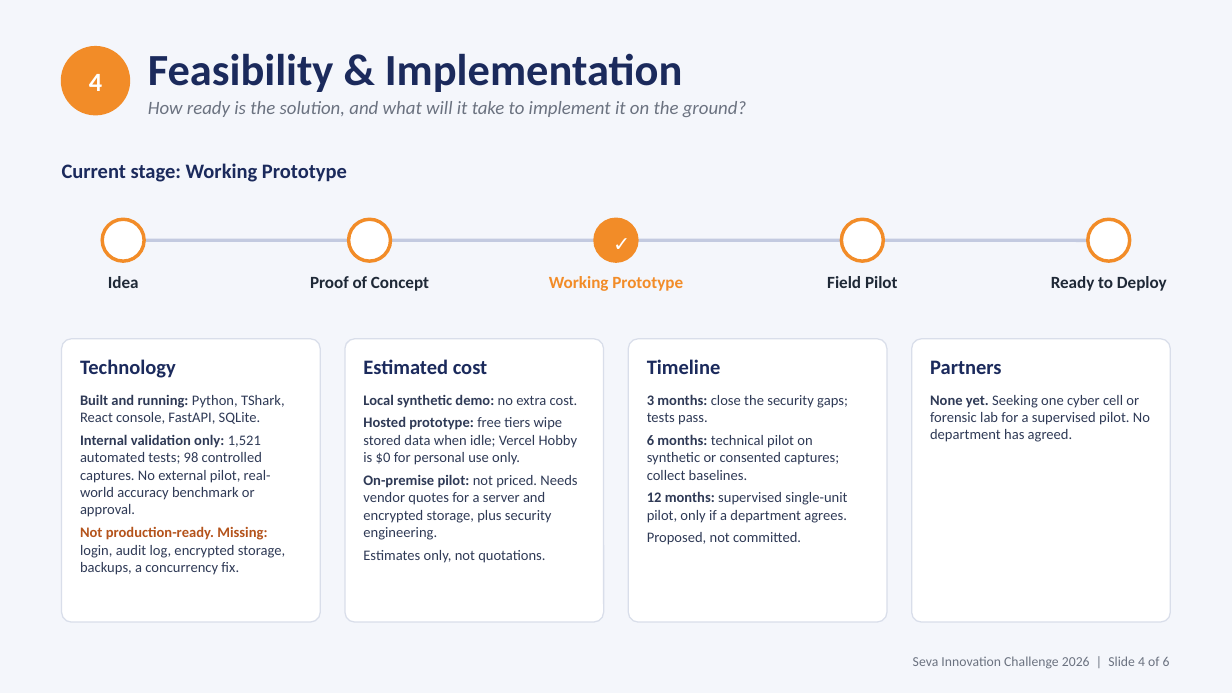
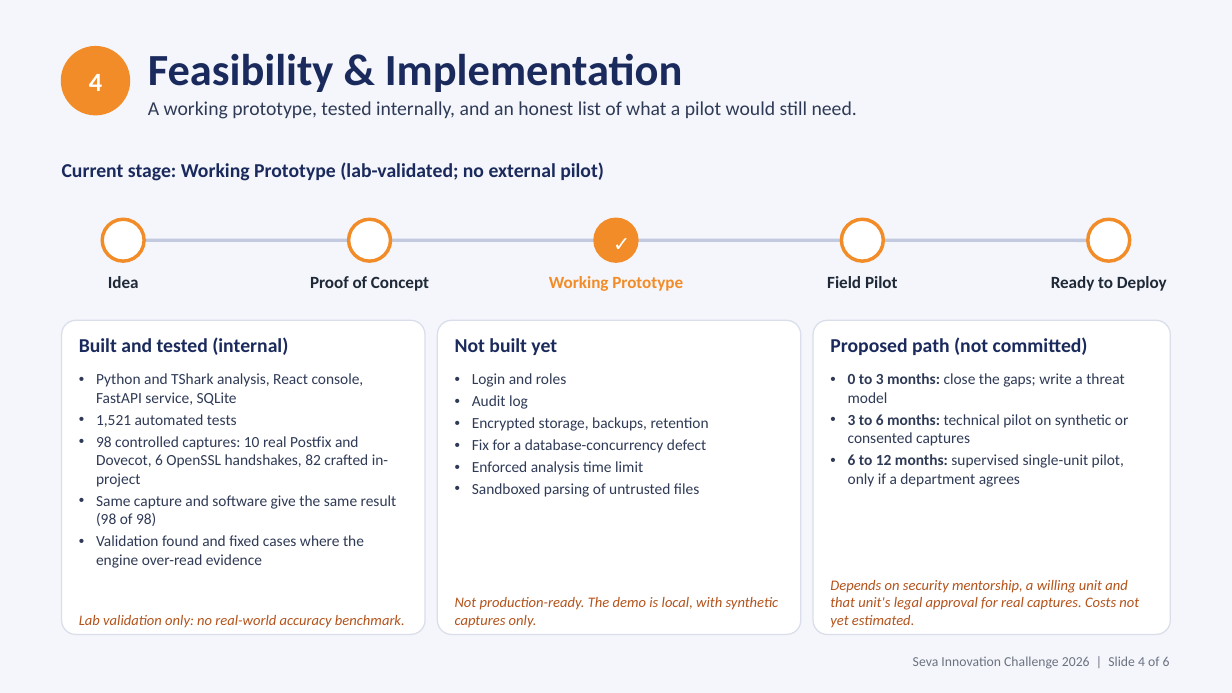
Before and after one commit to Sidd927/NyaySaakshya, a slide deck: slide 4 of submission/seva-innovation-challenge-2026/NyaySaakshya_Seva_Innovation_Challenge_2026.pptx. Drawn at 1232x693 pixels with LibreOffice and Linux fonts; fonts in the diff are those of the drawing. Boxes give left, top, right and bottom in pixels: in the first picture for what was removed or moved away, otherwise in the second. Text is boxed around its words. In the diff, an @@ line names an element or a change of style, - is before the commit and + after.

```diff
--- a/submission/seva-innovation-challenge-2026/NyaySaakshya_Seva_Innovation_Challenge_2026.pptx
+++ b/submission/seva-innovation-challenge-2026/NyaySaakshya_Seva_Innovation_Challenge_2026.pptx
@@ text at (148,101,857,119): text changed; size 11 to 11.5 pt; text colour #6B7280 to #2F3A56; italic off @@
-How ready is the solution, and what will it take to implement it on the ground?
+A working prototype, tested internally, and an honest list of what a pilot would still need.
@@ text at (62,162,604,181): text changed; size 12 to 11.5 pt @@
-Current stage: Working Prototype
+Current stage: Working Prototype (lab-validated; no external pilot)
@@ rounded rectangle: place and size @@
-rounded rectangle at (62,339,320,622)
+rounded rectangle at (62,320,425,634)
@@ proportions changed in 3 elements at (62,320,425,634), (813,320,1170,634), (437,320,801,634) @@
@@ rounded rectangle: place and size @@
-rounded rectangle at (628,339,887,622)
+rounded rectangle at (437,320,801,634)
@@ rounded rectangle: place and size @@
-rounded rectangle at (912,339,1170,622)
+rounded rectangle at (813,320,1170,634)
@@ text at (79,337,288,355): text changed; size 12 to 11.5 pt @@
-Technology
+Built and tested (internal)
@@ rounded rectangle removed at (345,339,604,622) @@
@@ text removed at (363,359,488,374) @@
-Estimated cost
@@ text added at (455,338,557,355), 11.5 pt, text #1B2A5C, bold @@
+Not built yet
@@ text removed at (647,359,721,374) @@
-Timeline
@@ text added at (830,337,1088,355), 11.5 pt, text #1B2A5C, bold @@
+Proposed path (not committed)
@@ text at (96,373,397,546): text changed; size 8.5 to 9 pt @@
-Built and running: Python, TShark, React console, FastAPI, SQLite.
-Internal validation only: 1,521 automated tests; 98 controlled captures. No external pilot, real-world accuracy benchmark or approval.
-Not production-ready. Missing: login, audit log, encrypted storage, backups, a concurrency fix.
+• Python and TShark analysis, React console, FastAPI service, SQLite
+• 1,521 automated tests
+• 98 controlled captures: 10 real Postfix and Dovecot, 6 OpenSSL handshakes, 82 crafted in-project
+• Same capture and software give the same result (98 of 98)
+• Validation found and fixed cases where the engine over-read evidence
@@ text added at (472,373,709,497), 9 pt, text #2F3A56 @@
+• Login and roles
+• Audit log
+• Encrypted storage, backups, retention
+• Fix for a database-concurrency defect
+• Enforced analysis time limit
+• Sandboxed parsing of untrusted files
@@ text at (848,373,1128,487): text changed; size 8.5 to 9 pt @@
-3 months: close the security gaps; tests pass.
-6 months: technical pilot on synthetic or consented captures; collect baselines.
-12 months: supervised single-unit pilot, only if a department agrees.
-Proposed, not committed.
+• 0 to 3 months: close the gaps; write a threat model
+• 3 to 6 months: technical pilot on synthetic or consented captures
+• 6 to 12 months: supervised single-unit pilot, only if a department agrees
@@ text removed at (930,360,1002,374) @@
-Partners
@@ text removed at (363,394,578,563) @@
-Local synthetic demo: no extra cost.
-Hosted prototype: free tiers wipe stored data when idle; Vercel Hobby is $0 for personal use only.
-On-premise pilot: not priced. Needs vendor quotes for a server and encrypted storage, plus security engineering.
-Estimates only, not quotations.
@@ text "Depends on security mentorship, a ..." at (830,580,1139,628): vertical alignment top to bottom @@
@@ text added at (455,597,779,628), 8.5 pt, text #B4531B, italic @@
+Not production-ready. The demo is local, with synthetic captures only.
@@ text at (830,580,1139,628): text changed; text colour #2F3A56 to #B4531B; italic on @@
-None yet. Seeking one cyber cell or forensic lab for a supervised pilot. No department has agreed.
+Depends on security mentorship, a willing unit and that unit's legal approval for real captures. Costs not yet estimated.
@@ text added at (79,615,405,628), 8.5 pt, text #B4531B, italic @@
+Lab validation only: no real-world accuracy benchmark.
```
Also in this commit, not shown: 3 other slides changed, 2 slides added, 2 slides removed, 8 other files.
